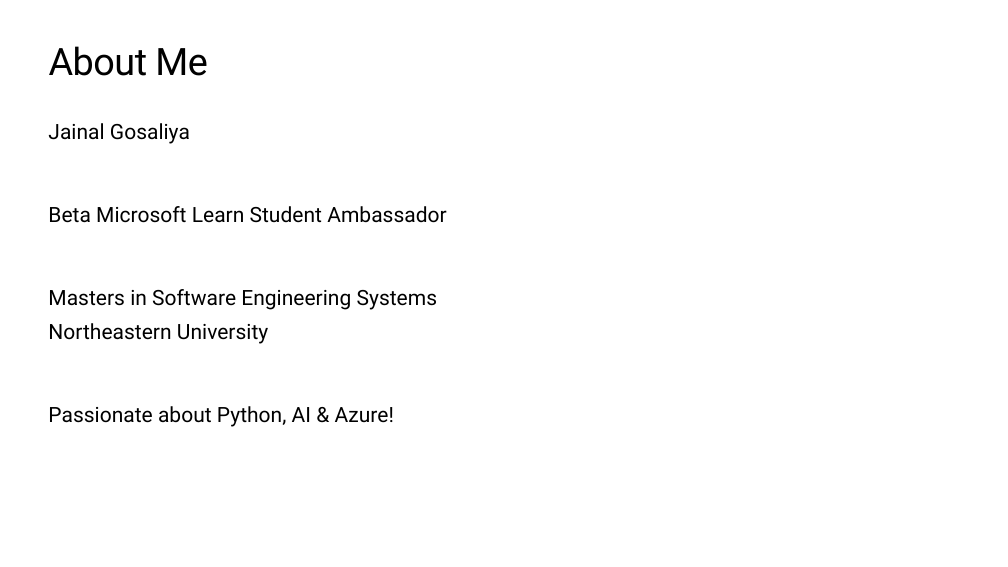
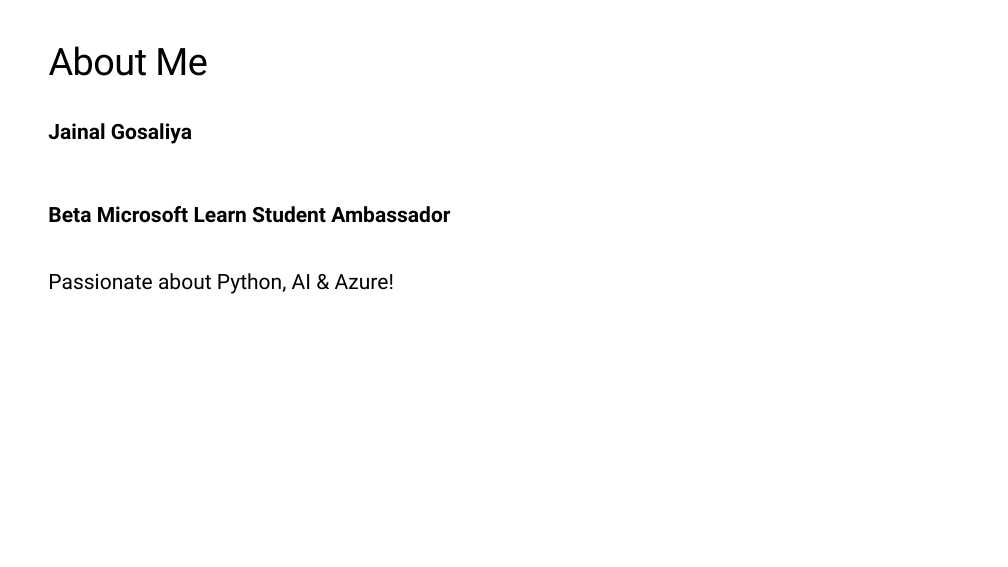
Before and after one commit to jainal09/azure-ai-vision-workshop, a slide deck: slide 3 of Azure_AI_Vision_Workshop.pptx. Drawn at 1008x567 pixels with LibreOffice and Linux fonts; fonts in the diff are those of the drawing; background and template pictures are left out. Boxes give left, top, right and bottom in pixels: in the first picture for what was removed or moved away, otherwise in the second. Text is boxed around its words. In the diff, an @@ line names an element or a change of style, - is before the commit and + after.

```diff
--- a/Azure_AI_Vision_Workshop.pptx
+++ b/Azure_AI_Vision_Workshop.pptx
@@ text at box(48, 123, 450, 223): bold on in "Jainal Gosaliya", "Beta Microsoft Learn Student Ambassador" @@
@@ text at box(48, 289, 438, 344): paragraphs removed @@
-Masters in Software Engineering Systems
-Northeastern University
```
Also in this commit, not shown: 2 other slides changed.
